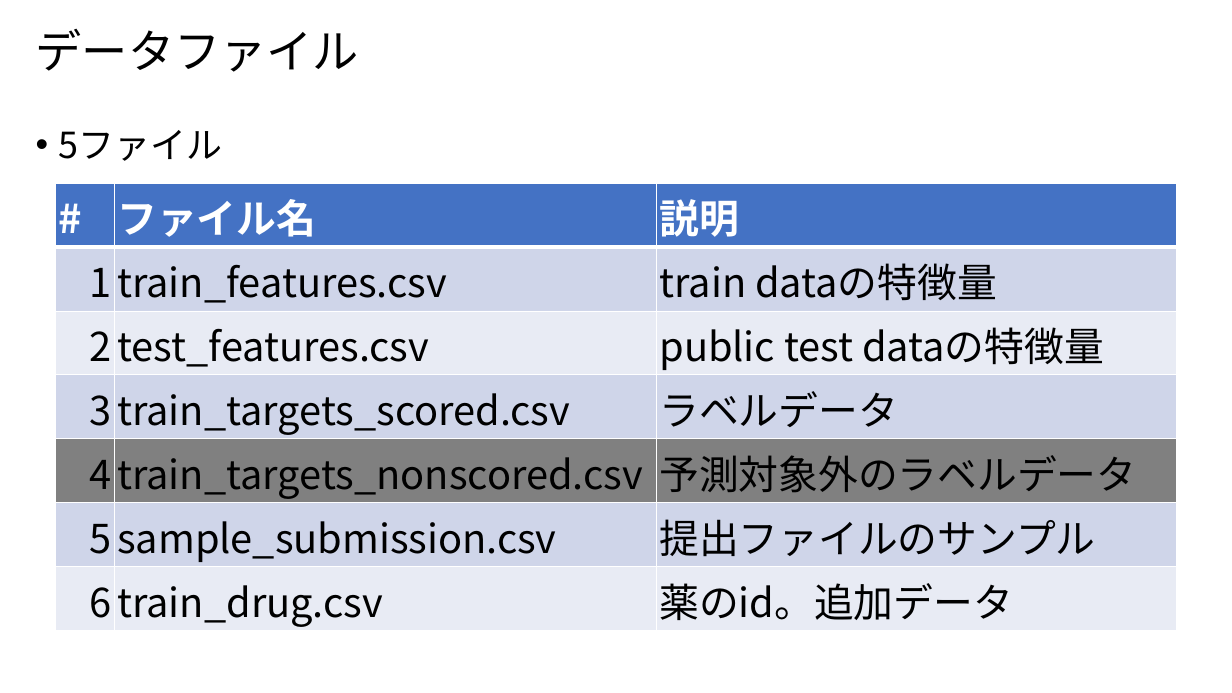
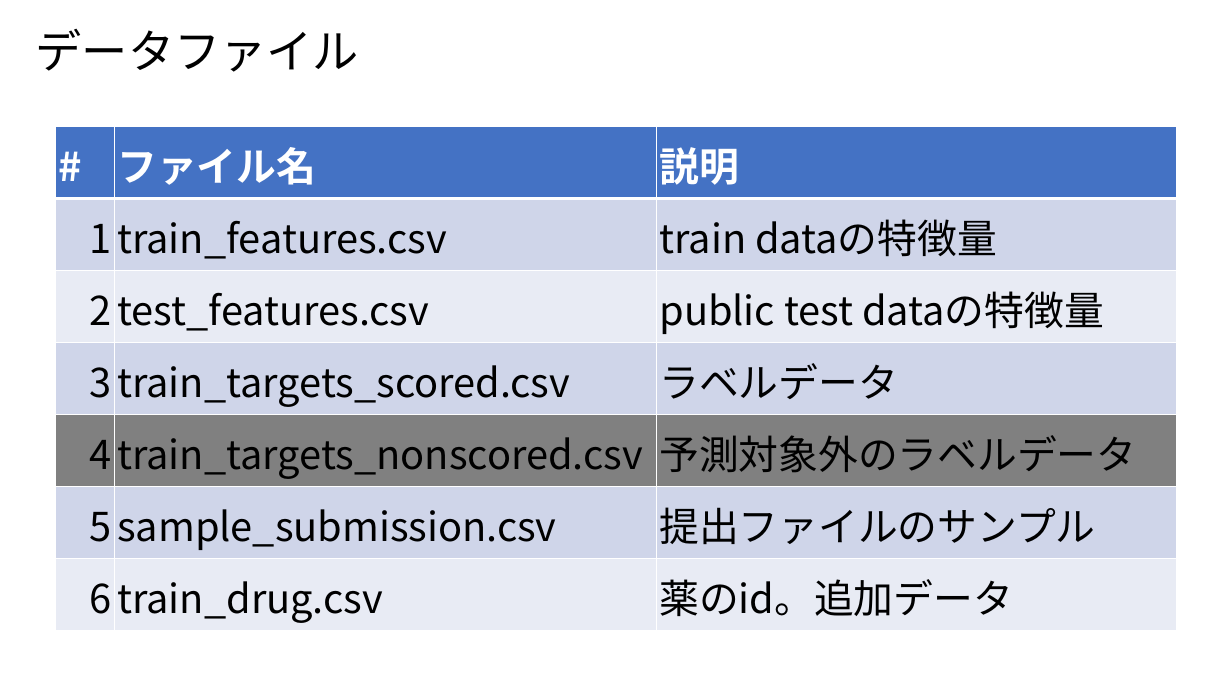
Before and after one commit to riron1206/kaggle_MoA, a slide deck: slide 3 of Kaggle_MoA.pptx. Drawn at 1232x693 pixels with LibreOffice and Linux fonts; fonts in the diff are those of the drawing. Boxes give left, top, right and bottom in pixels: in the first picture for what was removed or moved away, otherwise in the second. Text is boxed around its words. In the diff, an @@ line names an element or a change of style, - is before the commit and + after.

```diff
--- a/Kaggle_MoA.pptx
+++ b/Kaggle_MoA.pptx
@@ table resized from (x1=55, y1=183, x2=1177, y2=631) to (x1=55, y1=127, x2=1177, y2=630) @@
@@ text removed at (x1=59, y1=130, x2=222, y2=161) @@
-• 5ファイル
```
Also in this commit, not shown: 4 other slides changed, 1 other file.
